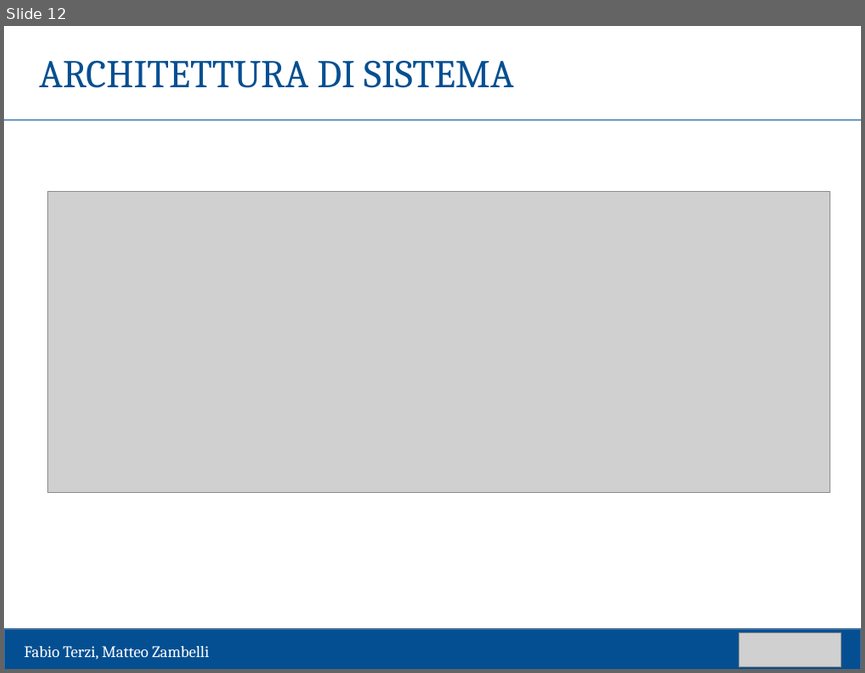
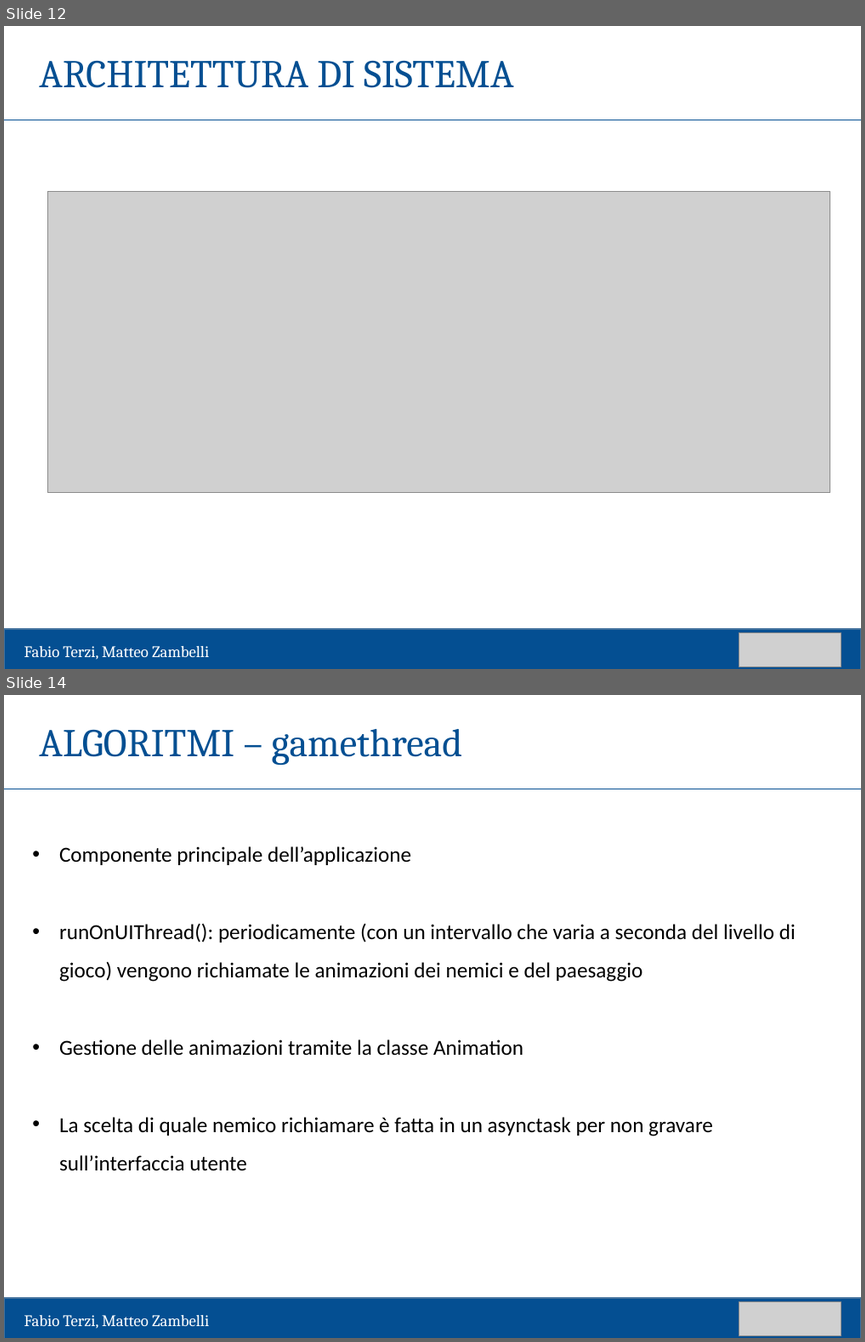
Before and after one commit to matteozambelli/CardboardApp, a slide deck: tesi/presentazione/template laurea-43.pptx. Shown one above the other, each under a label of ours: slide 12 before the commit, slides 12 and 14 after it; the slides between them are not shown. The pictures are 865x673 and 865x1342 pixels, drawn with LibreOffice and Linux fonts; fonts in the diff are those of the drawing; grey boxes stand for pictures. Boxes give left, top, right and bottom in pixels: in the first picture for what was removed or moved away, otherwise in the second. Text is boxed around its words. In the diff, an @@ line names an element or a change of style, - is before the commit and + after.

```diff
--- a/tesi/presentazione/template laurea-43.pptx
+++ b/tesi/presentazione/template laurea-43.pptx
@@ slide 14 added at bbox=[4, 695, 861, 1338], background #FFFFFF @@
@@ text added at bbox=[39, 729, 463, 765], 33 pt, text #044F92 @@
+ALGORITMI – gamethread
@@ line added from (4, 789) to (861, 789), #044F92 0.5 pt @@
@@ text added at bbox=[59, 846, 795, 1171], 18 pt, text #000000 @@
+• Componente principale dell’applicazione
+• runOnUIThread(): periodicamente (con un intervallo che varia a seconda del livello di gioco) vengono richiamate le animazioni dei nemici e del paesaggio
+• Gestione delle animazioni tramite la classe Animation
+• La scelta di quale nemico richiamare è fatta in un asynctask per non gravare sull’interfaccia utente
@@ rectangle added at bbox=[4, 1298, 861, 1338], fill #044F92, outline #43739E 1 pt @@
@@ picture added at bbox=[739, 1302, 841, 1336] @@
@@ text added at bbox=[24, 1315, 209, 1328], 13.5 pt, text #FFFFFF @@
+Fabio Terzi, Matteo Zambelli
```
Also in this commit, not shown: 2 other slides added.
